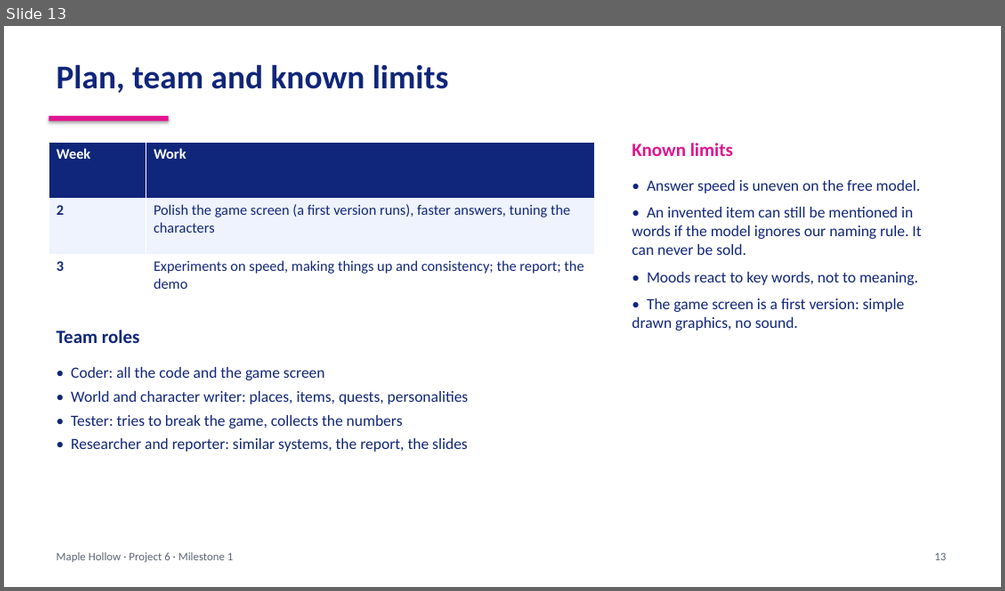
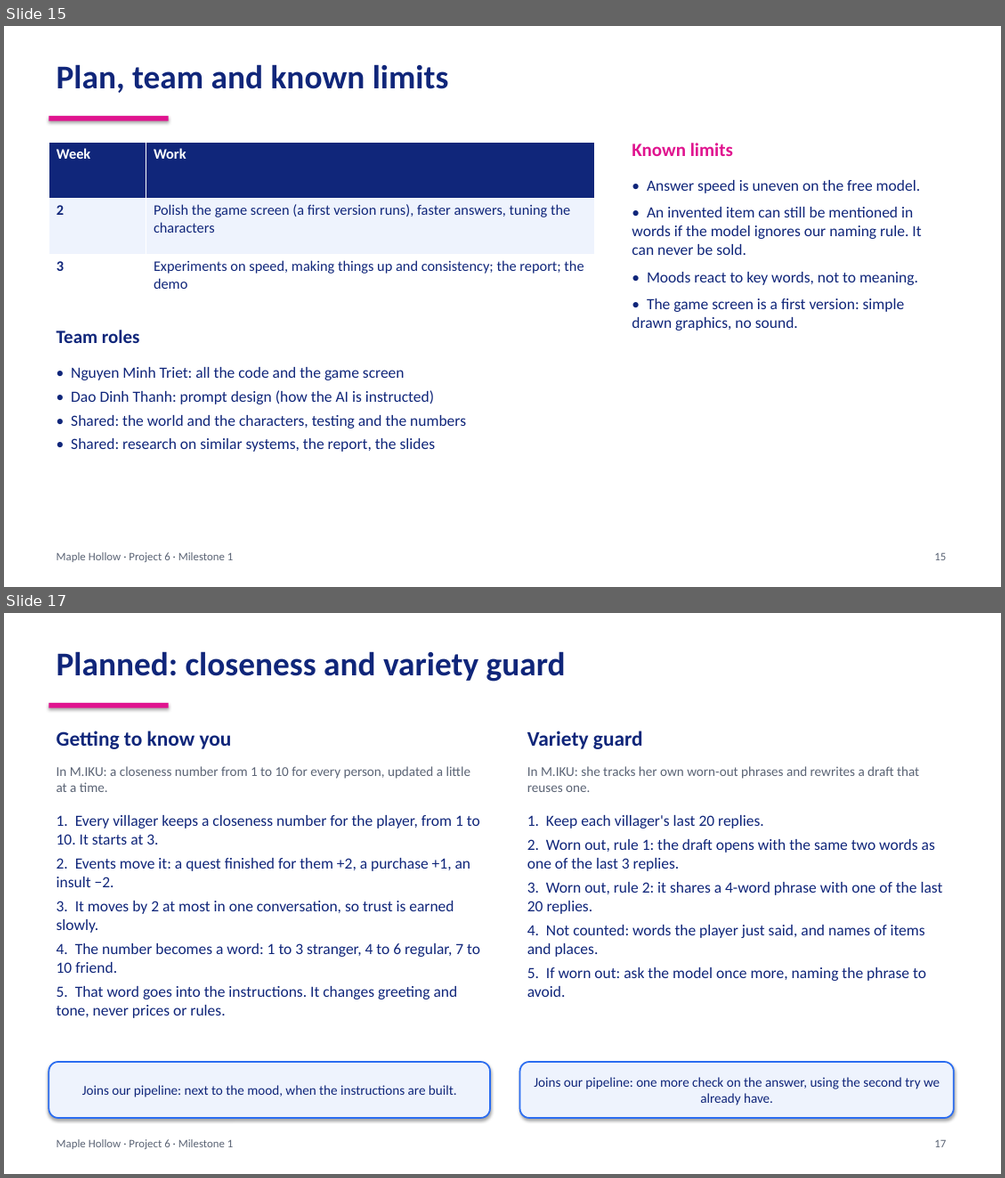
Before and after one commit to MakiseKirusu/Generative_AI_NPC_Dialogue_System, a slide deck: docs/Milestone1_slides.pptx. Shown one above the other, each under a label of ours: slide 13 before the commit, slides 15 and 17 after it; the slides between them are not shown. The pictures are 1005x591 and 1005x1178 pixels, drawn with LibreOffice and Linux fonts; fonts in the diff are those of the drawing. Boxes give left, top, right and bottom in pixels: in the first picture for what was removed or moved away, otherwise in the second. Text is boxed around its words. In the diff, an @@ line names an element or a change of style, - is before the commit and + after.

Commit message:
Update NPC dialogue system: new docs, slides, scenarios, and game/brain changes

```diff
--- a/docs/Milestone1_slides.pptx
+++ b/docs/Milestone1_slides.pptx
@@ slide 17 added at (x1=4, y1=613, x2=1001, y2=1174), background #FFFFFF @@
@@ text added at (x1=57, y1=651, x2=566, y2=682), 32 pt, text #10267A, bold @@
+Planned: closeness and variety guard
@@ rectangle added at (x1=48, y1=703, x2=169, y2=708), fill #E0148F @@
@@ text added at (x1=57, y1=730, x2=232, y2=749), 20 pt, text #10267A, bold @@
+Getting to know you
@@ text added at (x1=527, y1=730, x2=643, y2=749), 20 pt, text #10267A, bold @@
+Variety guard
@@ text added at (x1=57, y1=766, x2=471, y2=792), 13 pt, text #5B6475 @@
+In M.IKU: a closeness number from 1 to 10 for every person, updated a little at a time.
@@ text added at (x1=527, y1=766, x2=919, y2=792), 13 pt, text #5B6475 @@
+In M.IKU: she tracks her own worn-out phrases and rewrites a draft that reuses one.
@@ text added at (x1=57, y1=815, x2=480, y2=1018), 15 pt, text #10267A @@
+1. Every villager keeps a closeness number for the player, from 1 to 10. It starts at 3.
+2. Events move it: a quest finished for them +2, a purchase +1, an insult −2.
+3. It moves by 2 at most in one conversation, so trust is earned slowly.
+4. The number becomes a word: 1 to 3 stranger, 4 to 6 regular, 7 to 10 friend.
+5. That word goes into the instructions. It changes greeting and tone, never prices or rules.
@@ text added at (x1=527, y1=815, x2=943, y2=997), 15 pt, text #10267A @@
+1. Keep each villager's last 20 replies.
+2. Worn out, rule 1: the draft opens with the same two words as one of the last 3 replies.
+3. Worn out, rule 2: it shares a 4-word phrase with one of the last 20 replies.
+4. Not counted: words the player just said, and names of items and places.
+5. If worn out: ask the model once more, naming the phrase to avoid.
@@ rounded rectangle added at (x1=48, y1=1062, x2=490, y2=1118), fill #EEF3FD, outline #2A6CF0 1.5 pt, 13 pt, text #10267A @@
+Joins our pipeline: next to the mood, when the instructions are built.
@@ rounded rectangle added at (x1=520, y1=1062, x2=954, y2=1118), fill #EEF3FD, outline #2A6CF0 1.5 pt, 13 pt, text #10267A @@
+Joins our pipeline: one more check on the answer, using the second try we already have.
@@ text added at (x1=57, y1=1139, x2=233, y2=1149), 11 pt, text #5B6475 @@
+Maple Hollow · Project 6 · Milestone 1
@@ text added at (x1=934, y1=1140, x2=946, y2=1147), 11 pt, text #5B6475 @@
+17
@@ what was slide 13 is now slide 15 @@
@@ slide 15 changed as well @@
@@ text at (x1=71, y1=367, x2=466, y2=451): text changed @@
-• Coder: all the code and the game screen
-• World and character writer: places, items, quests, personalities
-• Tester: tries to break the game, collects the numbers
-• Researcher and reporter: similar systems, the report, the slides
+• Nguyen Minh Triet: all the code and the game screen
+• Dao Dinh Thanh: prompt design (how the AI is instructed)
+• Shared: the world and the characters, testing and the numbers
+• Shared: research on similar systems, the report, the slides
@@ text at (x1=934, y1=553, x2=946, y2=560): text changed @@
-13
+15
```
Also in this commit, not shown: 10 other slides changed, 5 other slides added, 31 other files.
